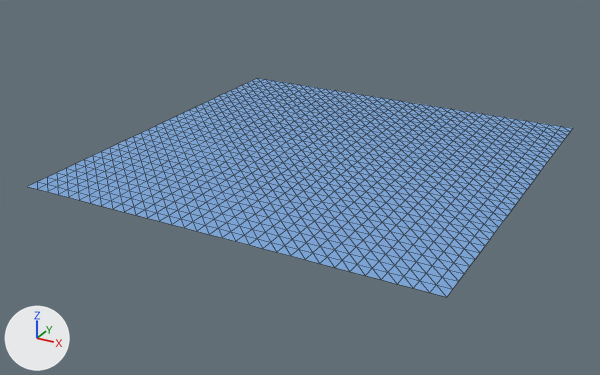
The glTF model assets/models/water-swell-48-near.glb, before and after one commit.
One viewpoint serves both versions: a 50 mm lens placed at (901.0, -1763.0, 776.0), pointed at (-37.0, -58.0, -76.0). Arrows for +X, +Y and +Z are at lower left; the lights stay in place. The picture after the commit comes second. Mesh edges are drawn as thin lines.

Script lines for the objects in view, before the commit:
```python
me_swellnear = bpy.data.meshes.new('SwellNear')
me_swellnear.from_pydata(...)  # 1089 vertices, 2048 faces; spans x -512.0..512.0, y -512.0..512.0, z 0.0
me_swellnear.materials.append(mat_sea)  # blue #7caadf
ob_swellnear = bpy.data.objects.new('SwellNear', me_swellnear)
ob_swellnear.location = (0.0, 0.0, 0.0)
```
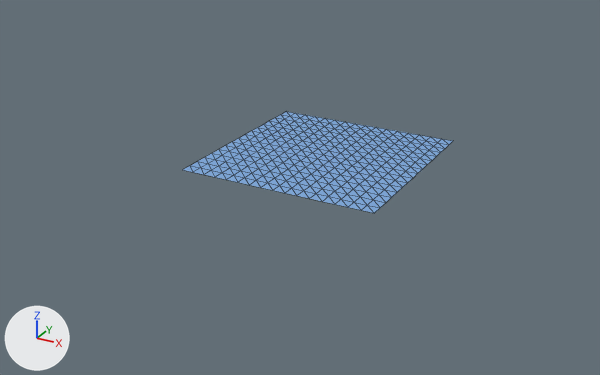
Where the change shows, as pixel boxes [x1, y1, x2, y2] in the pictures (600 x 375 px):
'SwellNear', reshaped (50% narrower, 54% shorter)
    before: [27, 78, 573, 297]
    after: [183, 112, 453, 213]
part 1 of me_swellnear, deleted (blue)
    before: [27, 78, 573, 297]

The change, as a diff of the scene's bpy script:
```diff
--- a/assets/models/water-swell-48-near.glb.py
+++ b/assets/models/water-swell-48-near.glb.py
@@ me_swellnear @@
 # used by ob_swellnear; location = (0.0, 0.0, 0.0)
-me_swellnear.from_pydata(...)  # 1089 vertices, 2048 faces; spans x -512.0..512.0, y -512.0..512.0, z 0.0
+me_swellnear.from_pydata(...)  # 289 vertices, 512 faces; spans x -256.0..256.0, y -256.0..256.0, z 0.0
+# me_swellnear part 1: 800 vertices removed from x -512.0..512.0, y -512.0..512.0, z 0.0
 me_swellnear.materials.append(mat_sea)
```
